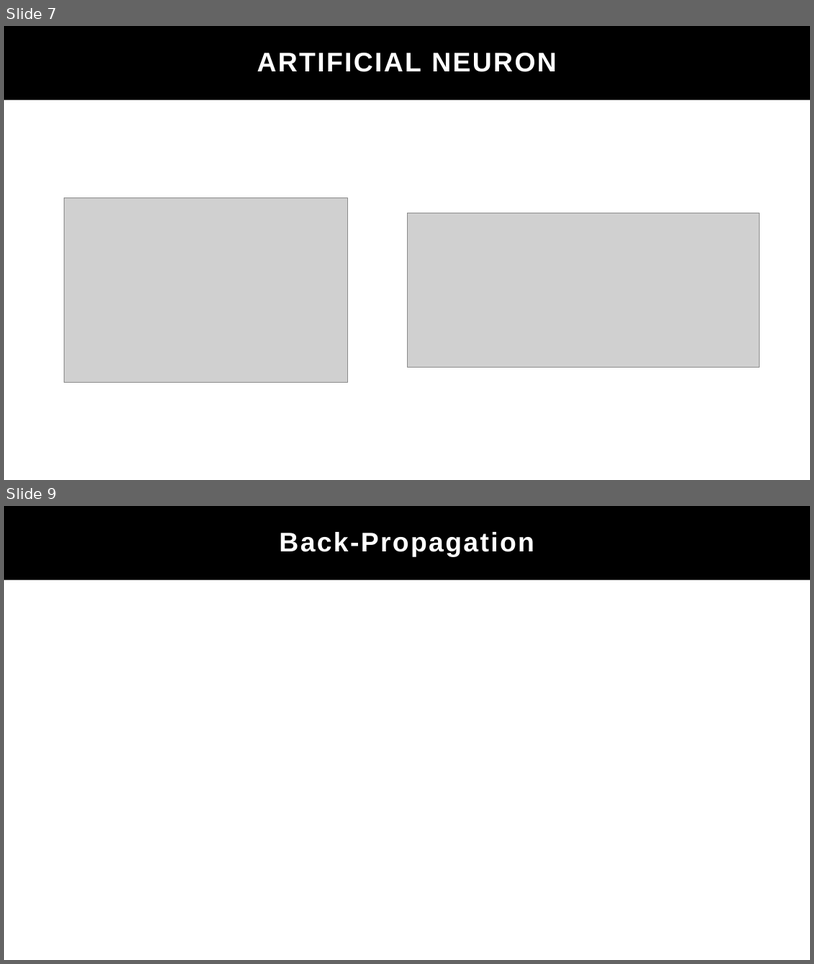
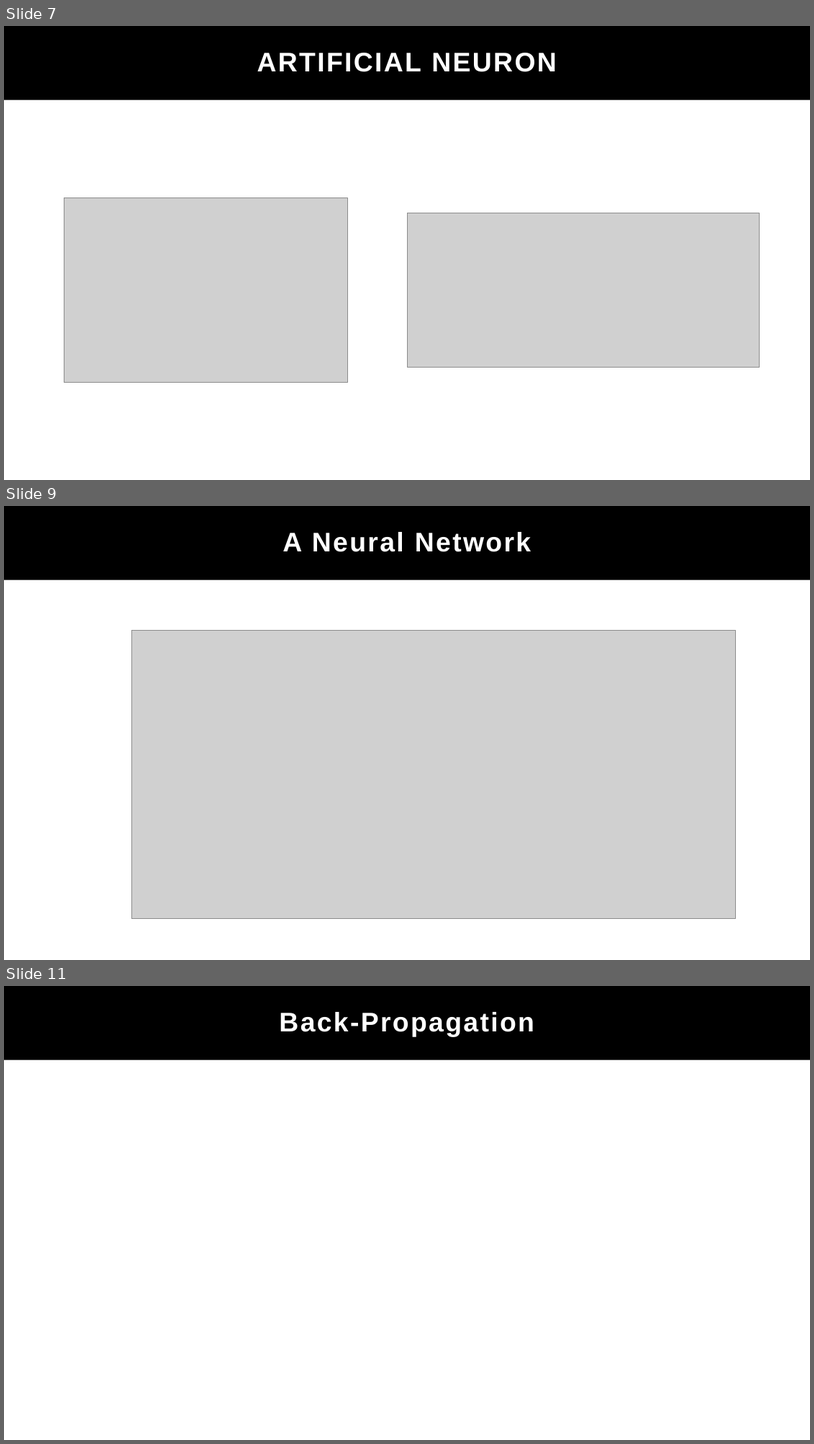
Before and after one commit to parangeomkar/stm32, a slide deck: ppt.pptx. Shown one above the other, each under a label of ours: slides 7 and 9 before the commit, slides 7, 9 and 11 after it; the slides between them are not shown. The pictures are 814x964 and 814x1444 pixels, drawn with LibreOffice and Linux fonts; fonts in the diff are those of the drawing; grey boxes stand for pictures. Boxes give left, top, right and bottom in pixels: in the first picture for what was removed or moved away, otherwise in the second. Text is boxed around its words. In the diff, an @@ line names an element or a change of style, - is before the commit and + after.

```diff
--- a/ppt.pptx
+++ b/ppt.pptx
@@ slide 9 added at [4,506,810,960], background #FFFFFF @@
@@ rectangle added at [4,506,312,960], fill #0D0D0D @@
@@ rectangle added at [4,506,407,960], fill #FFFFFF @@
@@ rectangle added at [4,506,810,580], fill #000000 @@
@@ text added at [283,532,531,552], 32 pt, text #FFFFFF, bold @@
+A Neural Network
@@ picture added at [131,631,736,919] @@
@@ what was slide 9 is now slide 11 @@
```
Also in this commit, not shown: 4 slides changed, 4 other slides added.
